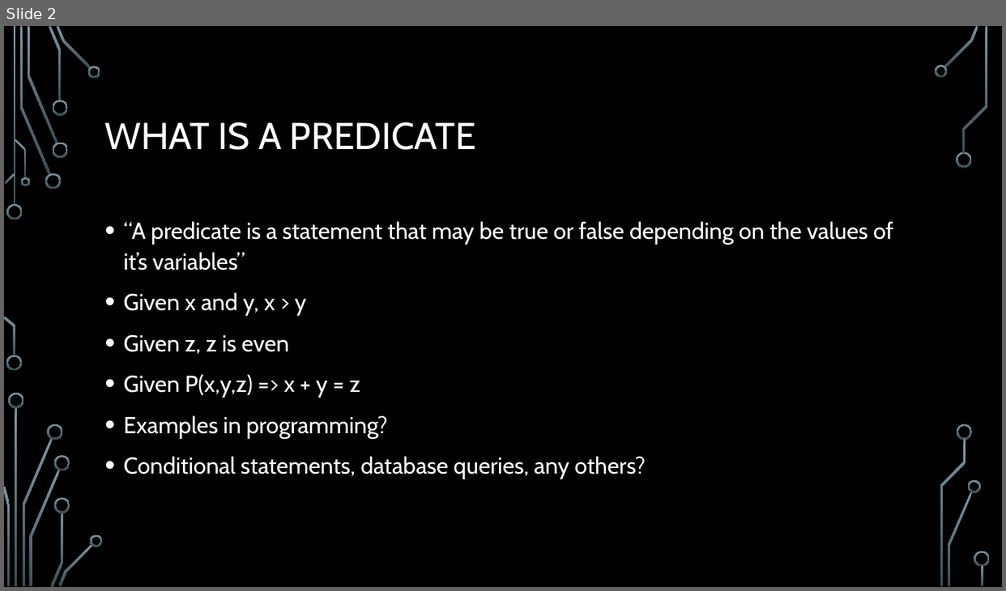
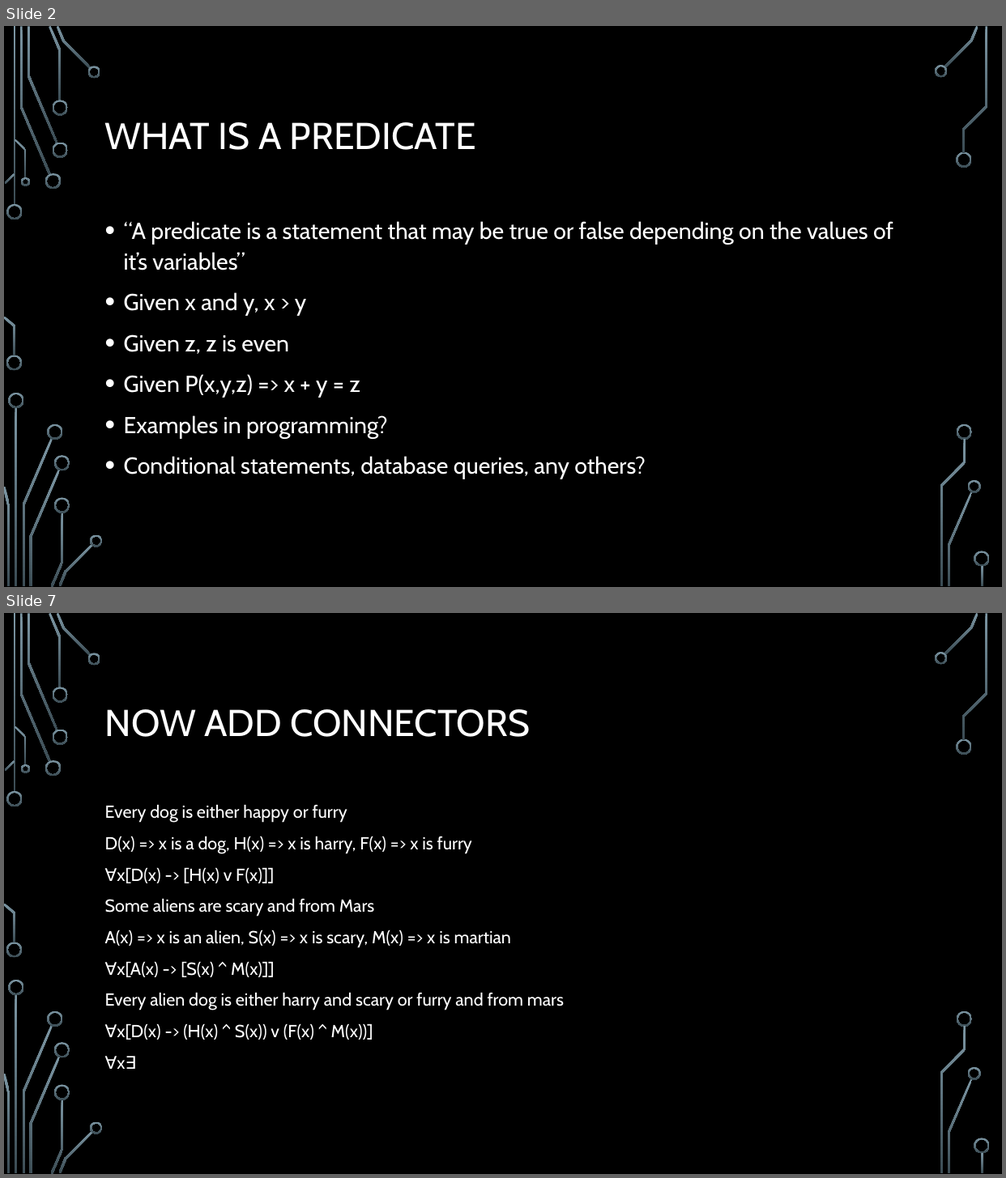
Before and after one commit to jameswilson281/CIS7---Discrete-Structures, a slide deck: Lectures/Lecture 4 - 20170911 Predicate Logic and Quantifiers.pptx. Shown one above the other, each under a label of ours: slide 2 before the commit, slides 2 and 7 after it; the slides between them are not shown. The pictures are 1006x591 and 1006x1178 pixels, drawn with LibreOffice and Linux fonts; fonts in the diff are those of the drawing; background and template pictures are left out. Boxes give left, top, right and bottom in pixels: in the first picture for what was removed or moved away, otherwise in the second. Text is boxed around its words. In the diff, an @@ line names an element or a change of style, - is before the commit and + after.

```diff
--- a/Lectures/Lecture 4 - 20170911 Predicate Logic and Quantifiers.pptx
+++ b/Lectures/Lecture 4 - 20170911 Predicate Logic and Quantifiers.pptx
@@ slide 7 added at (x1=4, y1=613, x2=1002, y2=1174), background picture (left out); not listed: 36 template elements that a slide beside it also shows @@
@@ title added at (x1=105, y1=709, x2=530, y2=737), 36 pt, text #FFFFFF @@
+NOW ADD CONNECTORS
@@ text added at (x1=105, y1=804, x2=564, y2=1069), 16.8 pt, text #FFFFFF @@
+Every dog is either happy or furry
+D(x) => x is a dog, H(x) => x is harry, F(x) => x is furry
+∀x[D(x) -> [H(x) v F(x)]]
+Some aliens are scary and from Mars
+A(x) => x is an alien, S(x) => x is scary, M(x) => x is martian
+∀x[A(x) -> [S(x) ^ M(x)]]
+Every alien dog is either harry and scary or furry and from mars
+∀x[D(x) -> (H(x) ^ S(x)) v (F(x) ^ M(x))]
+∀x∃
```
Also in this commit, not shown: 4 other slides added, 4 other files.
